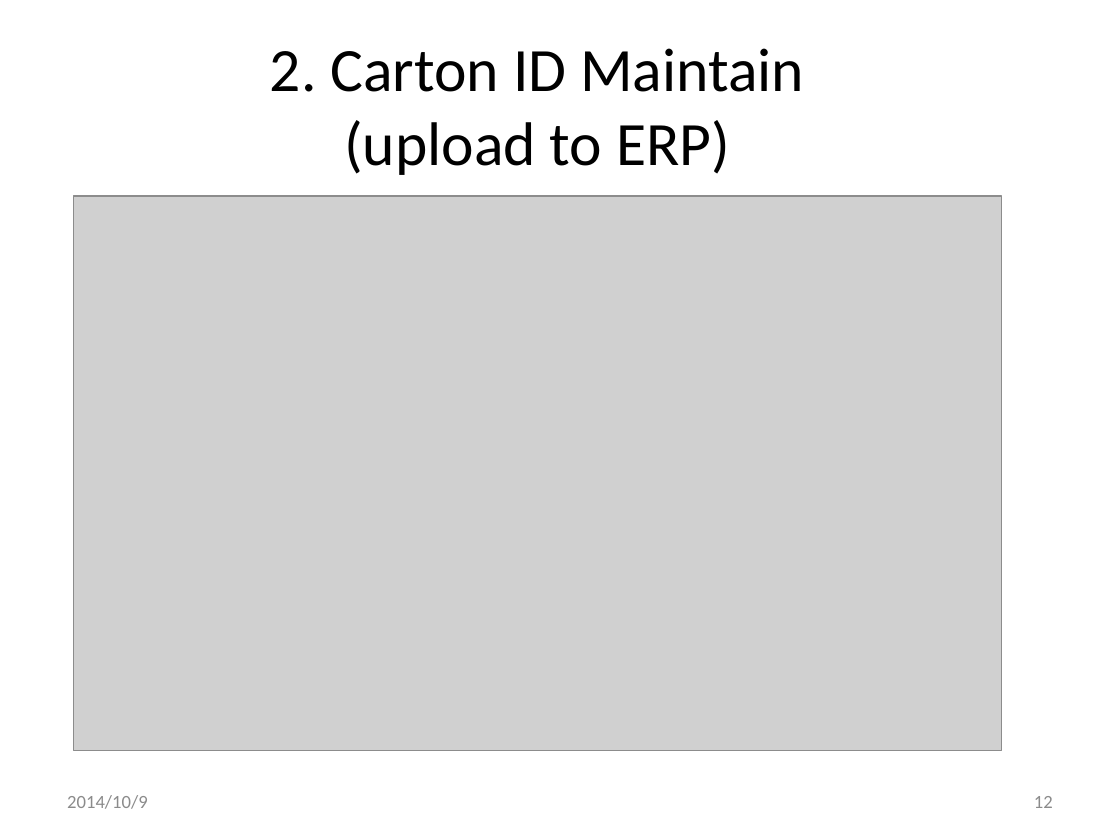
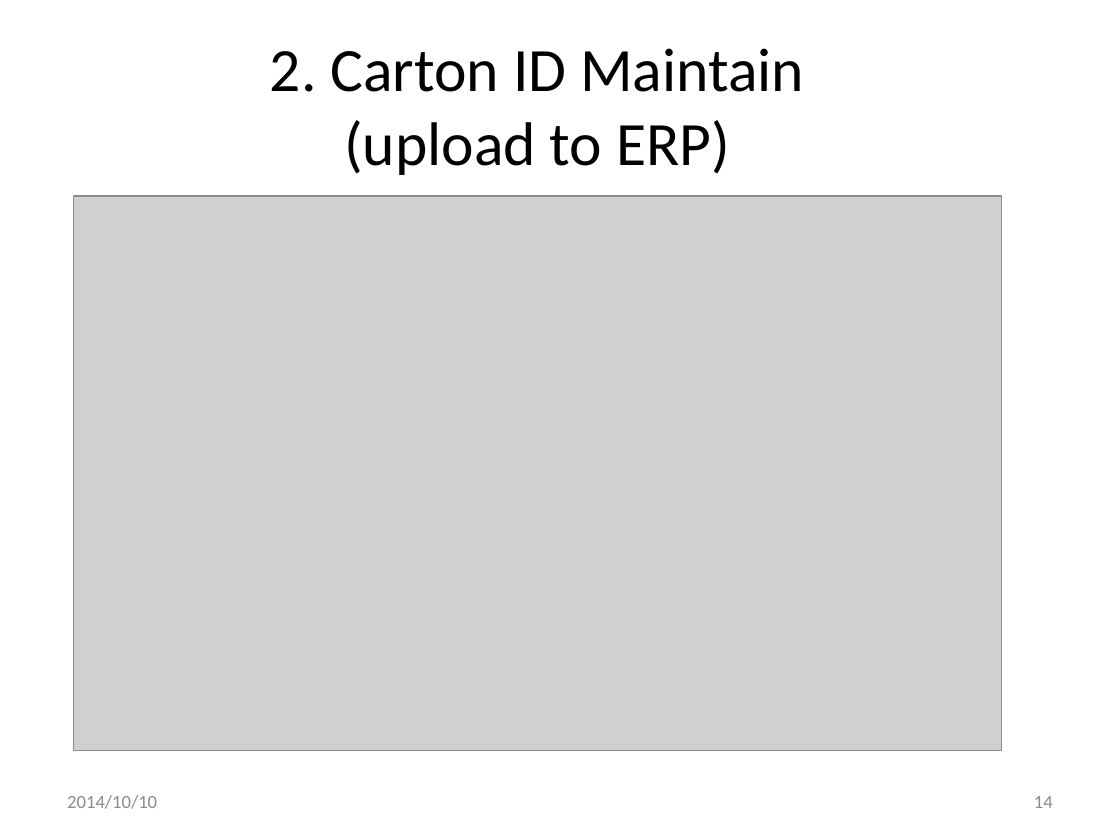
Before and after one commit to xlgwr/pie, a slide deck: slide 14 of FrmPIE/0PackingInformationEntry.pptx (slide 12 before the commit). Drawn at 1120x840 pixels with LibreOffice and Linux fonts; fonts in the diff are those of the drawing; grey boxes stand for pictures; background and template pictures are left out. Boxes give left, top, right and bottom in pixels: in the first picture for what was removed or moved away, otherwise in the second. Text is boxed around its words. In the diff, an @@ line names an element or a change of style, - is before the commit and + after.

```diff
--- a/FrmPIE/0PackingInformationEntry.pptx
+++ b/FrmPIE/0PackingInformationEntry.pptx
@@ text at <box>67,795,157,809</box>: text changed @@
-2014/10/9
+2014/10/10
@@ page number at <box>1034,796,1053,808</box>: text changed @@
-12
+14
```
Also in this commit, not shown: 17 other slides changed, 2 slides added, 14 other files.
